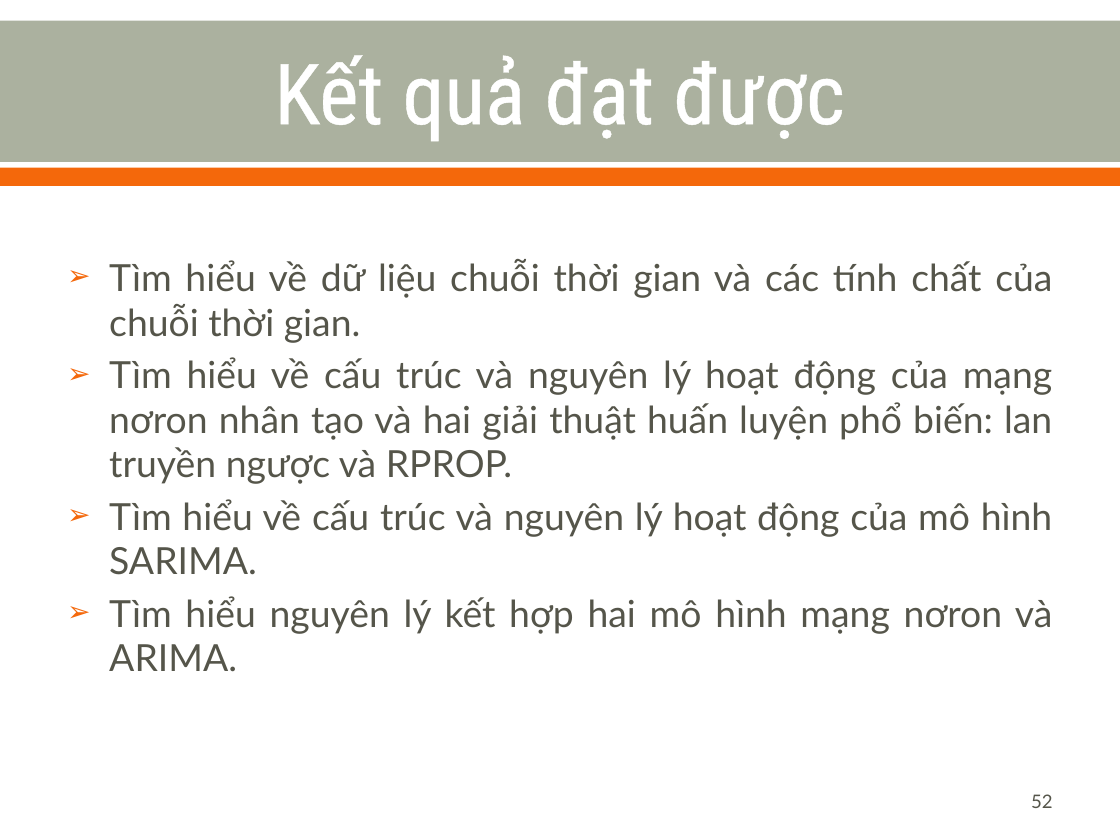
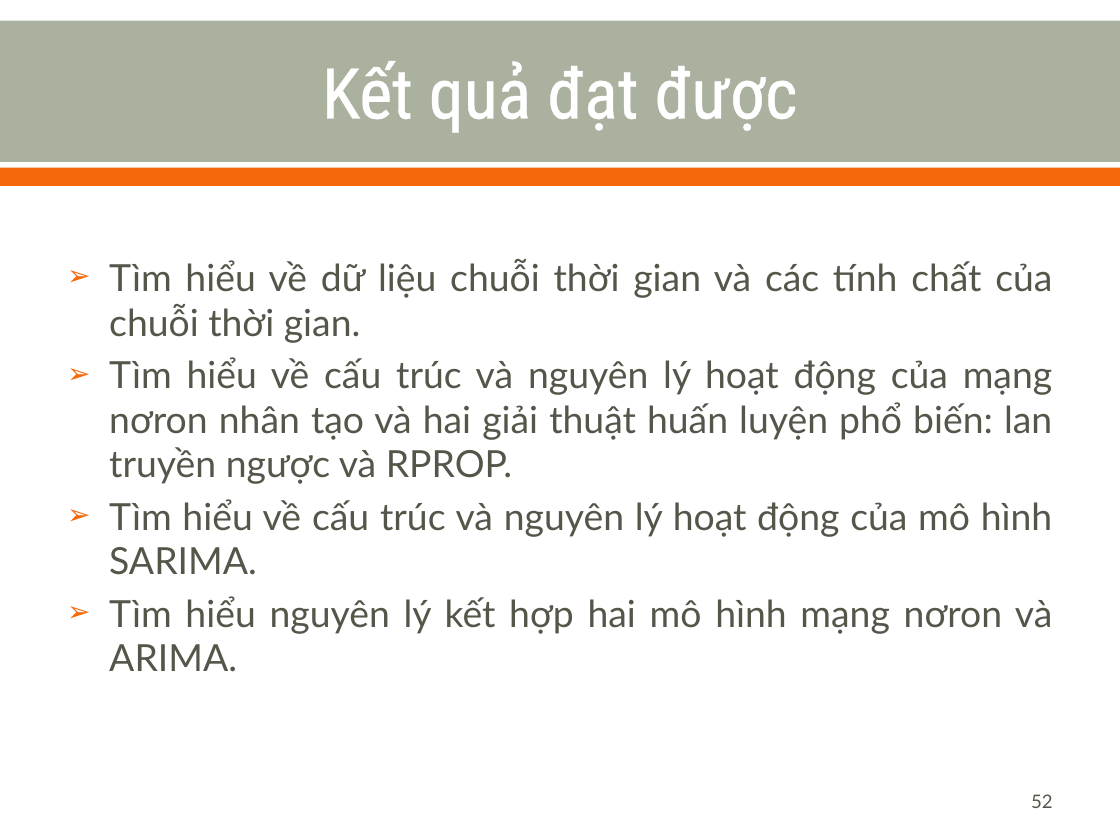
Before and after one commit to nvtthai/forecast-time-series, a slide deck: slide 52 of Report/Presentation.ppt. Drawn at 1120x840 pixels with LibreOffice and Linux fonts; fonts in the diff are those of the drawing. Boxes give left, top, right and bottom in pixels: in the first picture for what was removed or moved away, otherwise in the second. Text is boxed around its words. In the diff, an @@ line names an element or a change of style, - is before the commit and + after.

```diff
--- a/Report/Presentation.ppt
+++ b/Report/Presentation.ppt
@@ title "Kết quả đạt được" at [322,61,797,133]: size 54 to 45 pt @@
```
Also in this commit, not shown: 28 other slides changed.
